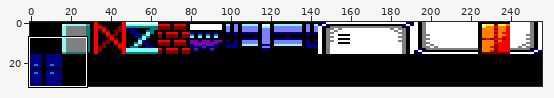
Two versions of one sprite sheet, games_cpc/limite/gfx/mappy.png. Above, an overview of the earlier version with the close-up marked.
Close-up. Before the commit:
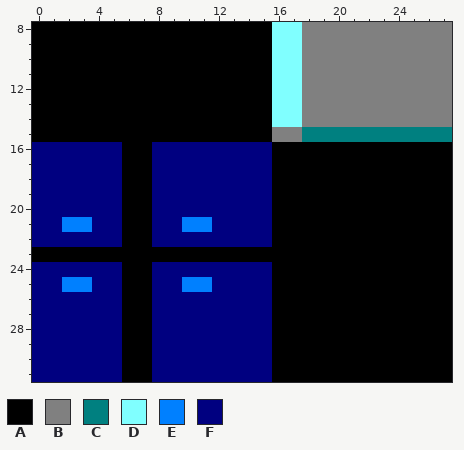
The file is 256x32 pixels. Shown: x 0..27, y 8..31.
Palette (. is transparent): A #000000  B #808080  C #008080  D #80ffff  E #0080ff  F #000080
Pixels before, first column x 0:
 8 AAAAAAAAAAAAAAAADDBBBBBBBBBB
 9 AAAAAAAAAAAAAAAADDBBBBBBBBBB
10 AAAAAAAAAAAAAAAADDBBBBBBBBBB
11 AAAAAAAAAAAAAAAADDBBBBBBBBBB
12 AAAAAAAAAAAAAAAADDBBBBBBBBBB
13 AAAAAAAAAAAAAAAADDBBBBBBBBBB
14 AAAAAAAAAAAAAAAADDBBBBBBBBBB
15 AAAAAAAAAAAAAAAABBCCCCCCCCCC
16 FFFFFFAAFFFFFFFFAAAAAAAAAAAA
17 FFFFFFAAFFFFFFFFAAAAAAAAAAAA
18 FFFFFFAAFFFFFFFFAAAAAAAAAAAA
19 FFFFFFAAFFFFFFFFAAAAAAAAAAAA
20 FFFFFFAAFFFFFFFFAAAAAAAAAAAA
21 FFEEFFAAFFEEFFFFAAAAAAAAAAAA
22 FFFFFFAAFFFFFFFFAAAAAAAAAAAA
23 AAAAAAAAAAAAAAAAAAAAAAAAAAAA
24 FFFFFFAAFFFFFFFFAAAAAAAAAAAA
25 FFEEFFAAFFEEFFFFAAAAAAAAAAAA
26 FFFFFFAAFFFFFFFFAAAAAAAAAAAA
27 FFFFFFAAFFFFFFFFAAAAAAAAAAAA
28 FFFFFFAAFFFFFFFFAAAAAAAAAAAA
29 FFFFFFAAFFFFFFFFAAAAAAAAAAAA
30 FFFFFFAAFFFFFFFFAAAAAAAAAAAA
31 FFFFFFAAFFFFFFFFAAAAAAAAAAAA
Once edited:
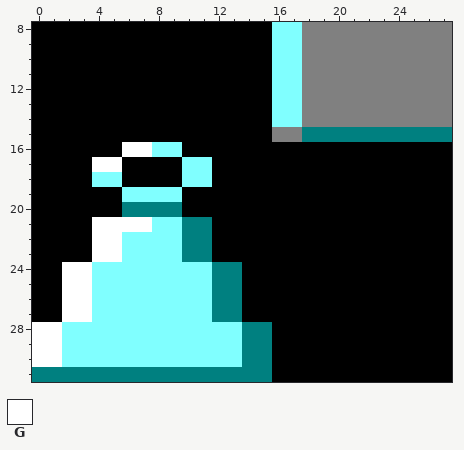
Colours new in this view: G #ffffff
From old to new:
Changed rows in their new state; - is an unchanged pixel.
first column x 0:
16 AAAAAAGGDDAAAAAA
17 AAAAGG--AADDAAAA
18 AAAADD--AADDAAAA
19 AAAAAADDDDAAAAAA
20 AAAAAACCCCAAAAAA
21 AAAAGGGGDDCCAAAA
22 AAAAGGDDDDCCAAAA
23 ----GGDDDDCC----
24 AAGGDDDDDDDDCCAA
25 AAGGDDDDDDDDCCAA
26 AAGGDDDDDDDDCCAA
27 AAGGDDDDDDDDCCAA
28 GGDDDDDDDDDDDDCC
29 GGDDDDDDDDDDDDCC
30 GGDDDDDDDDDDDDCC
31 CCCCCCCCCCCCCCCC
Boxes around the changes in both close-ups, in picture pixels (x1, y1, x2, y2):
changed: (32, 142, 272, 382)
